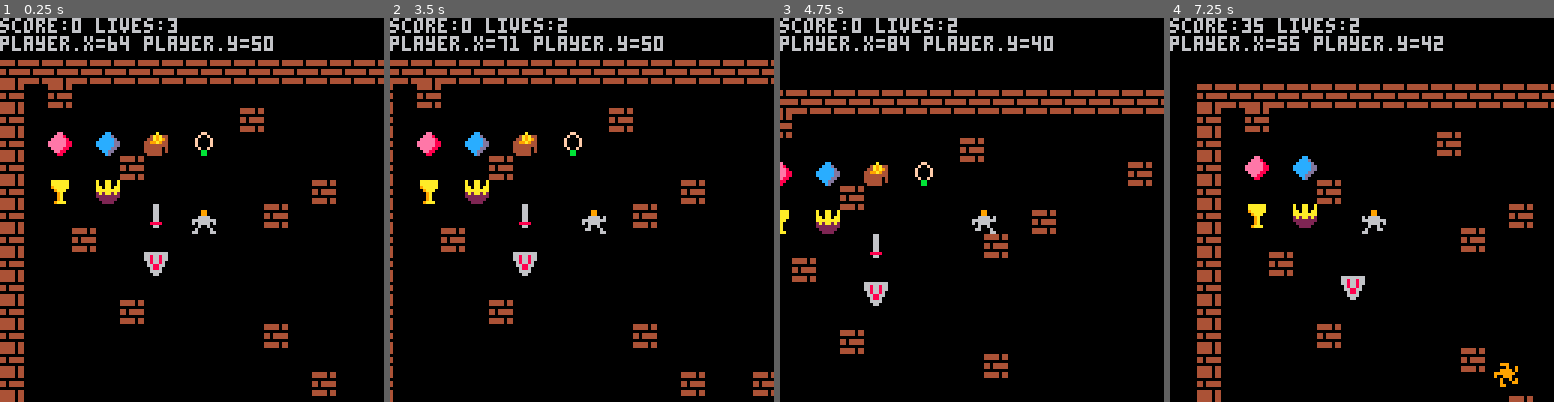
Above: before the commit, frames 1-4 (left to right).
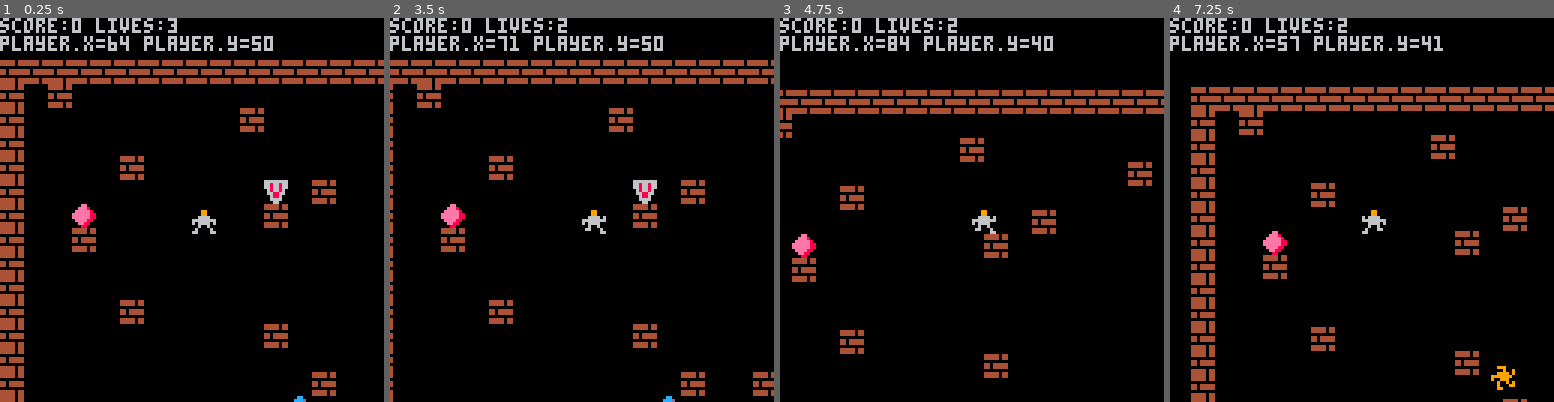
Above: after the commit, the same moments.

Repository: HNE74/pico8
Game: PICO-8 cartridge dtreasure/dtreasure.p8
Same seed, same stepped clock (60 frames per second), same inputs: the game is played once before the commit and once after it.
Inputs:
- Up to frame 1 (0.25 s): no input
- Up to frame 2 (3.5 s): tap O (Z key) at 0.33, 0.7, 1.43, 2.22, 3.1 s; tap X (X key) at 1.07, 2.07, 2.4, 2.73, 3.07, 3.4 s; hold Left 1.97-2.37 s; hold Down 2.42-2.82 s; hold Right from 2.87 s (still down)
- Up to frame 3 (4.75 s): release Right at 3.53 s; hold Up 3.58-4.08 s; tap X (X key) every 0.33 s from 3.73 to 4.73 s; tap O (Z key) at 3.98 s; hold Right 4.13-4.53 s; hold Down from 4.58 s (still down)
- Up to frame 4 (7.25 s): tap O (Z key) at 4.87, 5.75, 6.63 s; tap X (X key) every 0.33 s from 5.07 to 7.07 s; release Down at 5.08 s; hold Left 5.13-5.8 s; hold Up 5.85-6.18 s; hold Left 6.23-6.63 s; hold Down 6.68-7.08 s; hold Right from 7.13 s (still down)

The runs differ from the first frame. In frame 1, 2.3% of the frame differs, in the area x 12-80%, y 29-100%; in frame 2, 2.3%; in frame 3, 1.8%; in frame 4, 13%, in the area x 5-100%, y 0-100%.

Commit message:
random treasure tiles

Diff:
--- a/dtreasure/dtreasure.p8
+++ b/dtreasure/dtreasure.p8
@@ -5,12 +5,12 @@
 world[1 ]={1,1,1,1,1,1,1,1,1,1,1,1,1,1,1,1,1,1,1,1,1 }
 world[2 ]={1,0,1,0,0,0,0,0,0,0,0,0,0,0,0,0,0,0,0,0,1 }
 world[3 ]={1,0,0,0,0,0,0,0,0,0,1,0,0,0,0,0,0,0,0,0,1 }
-world[4 ]={1,0,2,0,3,0,4,0,5,0,0,0,0,0,0,0,0,1,0,0,1 }
+world[4 ]={1,0,0,0,0,0,0,0,0,0,0,0,0,0,0,0,0,1,0,0,1 }
 world[5 ]={1,0,0,0,0,1,0,0,0,0,0,0,0,0,0,0,0,0,0,0,1 }
-world[6 ]={1,0,6,0,7,0,0,0,0,0,0,0,0,1,0,0,0,0,0,0,1 }
-world[7 ]={1,0,0,0,0,0,8,0,0,0,0,1,0,0,0,0,0,0,0,0,1 }
+world[6 ]={1,0,0,0,0,0,0,0,0,0,0,0,0,1,0,0,0,0,0,0,1 }
+world[7 ]={1,0,0,0,0,0,0,0,0,0,0,1,0,0,0,0,0,0,0,0,1 }
 world[8 ]={1,0,0,1,0,0,0,0,0,0,0,0,0,0,0,0,0,0,0,0,1 }
-world[9 ]={1,0,0,0,0,0,9,0,0,0,0,0,0,0,0,0,0,0,0,0,1 }
+world[9 ]={1,0,0,0,0,0,0,0,0,0,0,0,0,0,0,0,0,0,0,0,1 }
 world[10]={1,0,0,0,0,0,0,0,0,0,0,0,0,0,0,0,0,0,0,0,1 }
 world[11]={1,0,0,0,0,1,0,0,0,0,0,0,0,0,0,0,0,0,0,0,1 }
 world[12]={1,0,0,0,0,0,0,0,0,0,0,1,0,0,0,0,0,0,0,0,1 }
@@ -33,10 +33,12 @@
 function _init()
   create_game()
   create_tiles()
+  create_dragon()
+  create_treasure_tiles()
+  create_sword_tile()
+  create_shield_tile()
   create_player()
   create_dead()
-  create_dead()
-  create_dragon()
 end
 
 function create_game()
@@ -61,6 +63,101 @@
     if o.sprite>o.maxsprite then
       o.sprite=o.minsprite
     end
+  end
+end
+
+function create_tiles()
+  for y=1,#world do
+    for x=1,#world[y] do        xt=((x-1)*8)
+      yt=((y-1)*8)
+    	 tile={}
+    	 tile.h,tile.w=8,8
+    	 tile.sprite=fetch_tile_sprite(x,y)
+      tile.xp,tile.yp=xt,yt
+      tile.value=world[y][x]
+      add(world.tiles,tile)
+    end
+  end
+end
+
+function create_treasure_tiles()
+  local tp=nil
+  for tr=2,7 do
+    local drcol=true
+    while drcol or tp==nil or tp.value~=0 do
+      tp=world.tiles[flr(rnd(#world.tiles))+1]
+      drcol=intersect(tp,dragon)
+    end
+    tp.value=tr
+    tp.sprite=fetch_tileval_sprite(tp.value)
+  end
+end
+
+function create_sword_tile()
+  local tp=nil
+  local drcol=true
+  while drcol or tp==nil or tp.value~=0 do
+    tp=world.tiles[flr(rnd(#world.tiles))+1]
+    drcol=intersect(tp,dragon)
+  end
+
+  tp.value=8
+  tp.sprite=fetch_tileval_sprite(tp.value)
+end
+
+function create_shield_tile()
+  local tp=nil
+  local drcol=true
+  while tp==nil or tp.value~=0 do
+    tp=world.tiles[flr(rnd(#world.tiles))+1]
+    drcol=intersect(tp,dragon)
+  end
+
+  tp.value=9
+  tp.sprite=fetch_tileval_sprite(tp.value)
+end
+
+function fetch_tileval_sprite(val)
+  if val==1 then
+    return 0
+  elseif val==2 then
+    return 4
+  elseif val==3 then
+    return 5
+  elseif val==4 then
+    return 6
+  elseif val==5 then
+    return 7
+  elseif val==6 then
+    return 8
+  elseif val==7 then
+    return 9
+  elseif val==8 then
+    return 27
+  elseif val==9 then
+    return 28
+  end
+end
+
+function fetch_tile_sprite(x,y)
+  if world[y][x]==1 then
+    return 0
+  elseif world[y][x]==2 then
+    return 4
+  elseif world[y][x]==3 then
+    return 5
+  elseif world[y][x]==4 then
+    return 6
+  elseif world[y][x]==5 then
+    return 7
+  elseif world[y][x]==6 then
+    return 8
+  elseif world[y][x]==7 then
+    return 9
+  elseif world[y][x]==8 then
+    return 27
+  elseif world[y][x]==9 then
+    return 28
   end
 end
 
@@ -238,46 +335,6 @@
   end
 end
 
-function create_tiles()
-  for y=1,#world do
-    for x=1,#world[y] do
-      if world[y][x]~=0 then
-        xt=((x-1)*8)
-        yt=((y-1)*8)
-      	 tile={}
-      	 tile.h=8
-      	 tile.w=8
-      	 tile.sprite=fetch_tile_sprite(x,y)
-        tile.xp=xt;tile.yp=yt
-        tile.value=world[y][x]
-        add(world.tiles,tile)
-      end
-    end
-  end
-end
-
-function fetch_tile_sprite(x,y)
-  if world[y][x]==1 then
-    return 0
-  elseif world[y][x]==2 then
-    return 4
-  elseif world[y][x]==3 then
-    return 5
-  elseif world[y][x]==4 then
-    return 6
-  elseif world[y][x]==5 then
-    return 7
-  elseif world[y][x]==6 then
-    return 8
-  elseif world[y][x]==7 then
-    return 9
-  elseif world[y][x]==8 then
-    return 27
-  elseif world[y][x]==9 then
-    return 28
-  end
-end
-
 function _update()
   game.bgcolor=0
   local xd=0;yd=0;
@@ -456,6 +513,16 @@
 function player_fire_coll()
   for f in all(dragon.fire) do
     if intersect(player,f) then
+      if player.hassword then
+        player.hassword=false
+        create_sword_tile()
+      end
+
+      if player.hasshield then
+        player.hasshield=false
+        create_shield_tile()
+      end
+
       game.lives-=1
       game.state=2
       create_dead()
